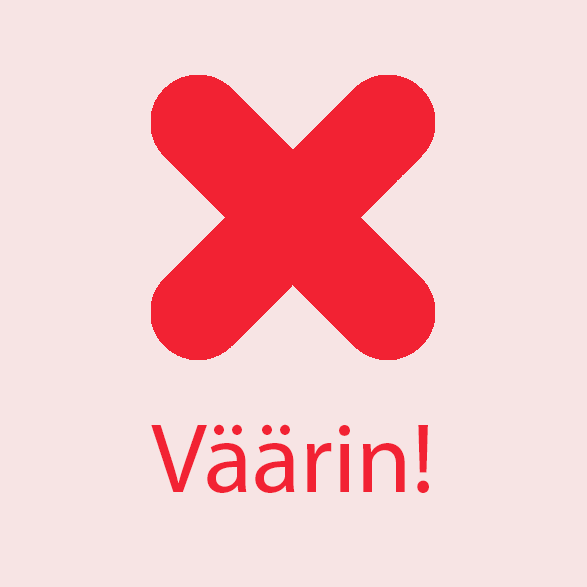
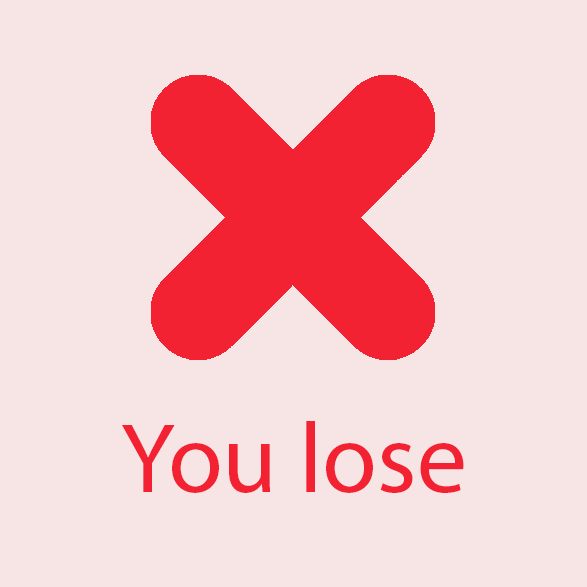
Layer changes from the first 587×587 image to the second:
renamed "Väärin!" to "You lose", painted on it over left=122, top=421, right=464, bottom=493
